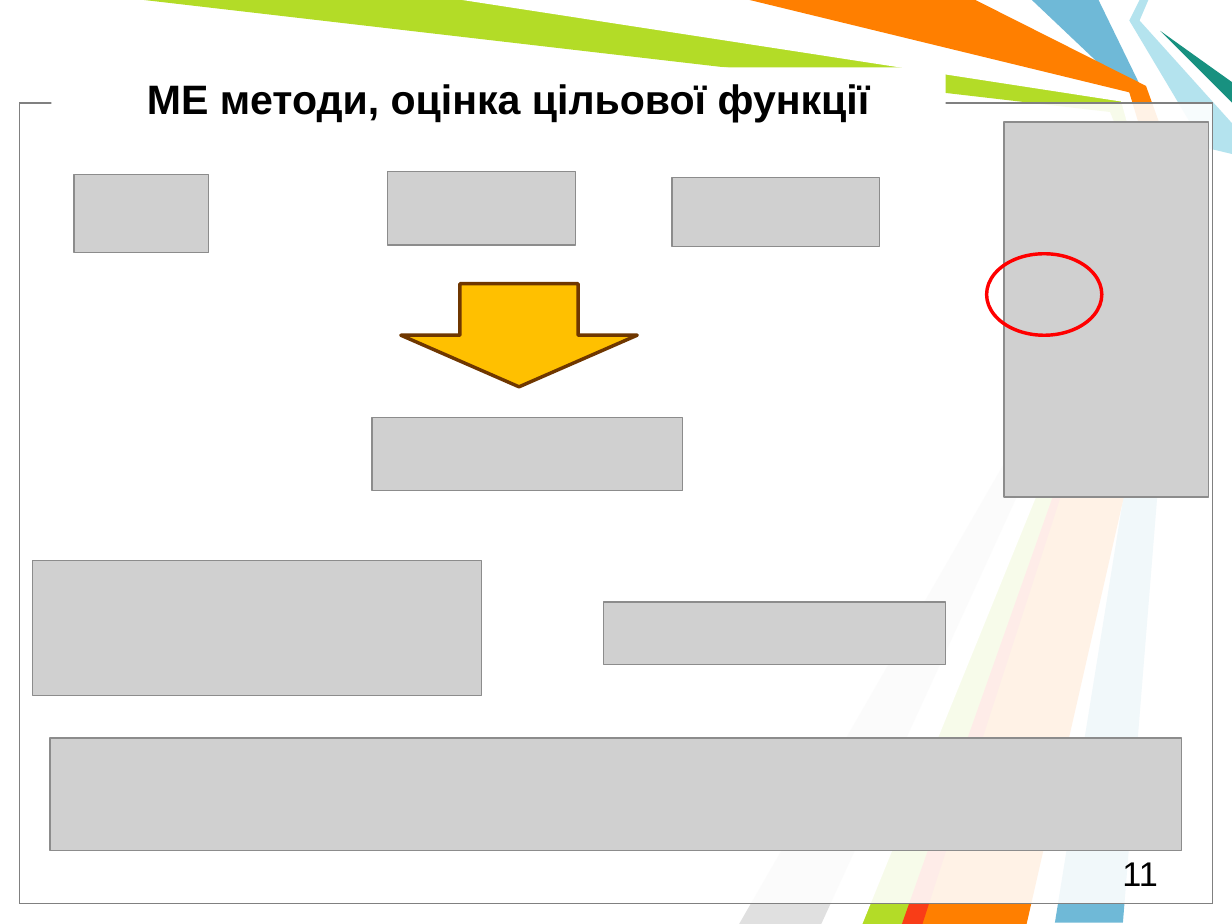
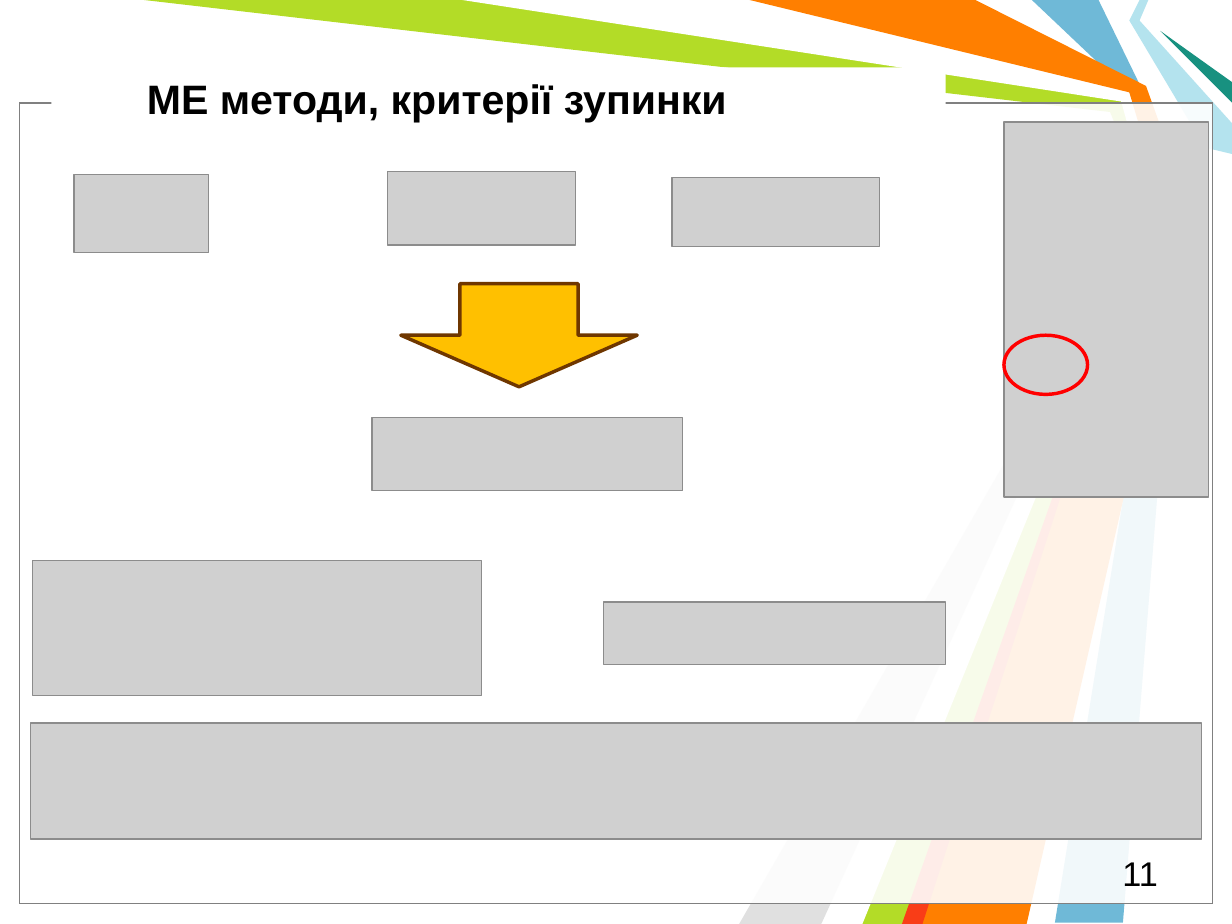
Before and after one commit to l432/NMK, a slide deck: slide 11 of Lecture/DAAD/DAAD_MetaH.pptm. Drawn at 1232x924 pixels with LibreOffice and Linux fonts; fonts in the diff are those of the drawing; grey boxes stand for pictures; background and template pictures are left out. Boxes give left, top, right and bottom in pixels: in the first picture for what was removed or moved away, otherwise in the second. Text is boxed around its words. In the diff, an @@ line names an element or a change of style, - is before the commit and + after.

```diff
--- a/Lecture/DAAD/DAAD_MetaH.pptm
+++ b/Lecture/DAAD/DAAD_MetaH.pptm
@@ text at (147, 84, 727, 122): text changed @@
-МЕ методи, оцінка цільової функції
+МЕ методи, критерії зупинки
@@ ellipse: place and size @@
-ellipse at (987, 254, 1103, 335)
+ellipse at (1004, 335, 1088, 394)
@@ picture: place and size @@
-picture at (51, 738, 1183, 850)
+picture at (31, 723, 1202, 839)
```
Also in this commit, not shown: 1 other slide changed, 11 slides added, 6 slides removed.
